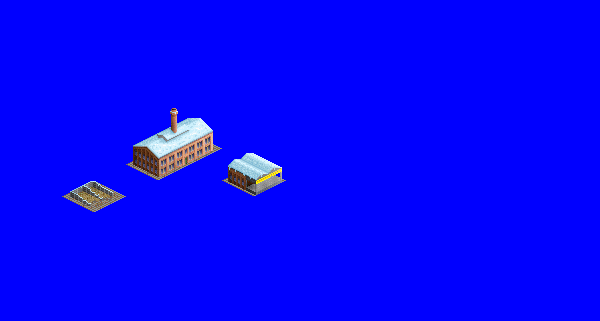
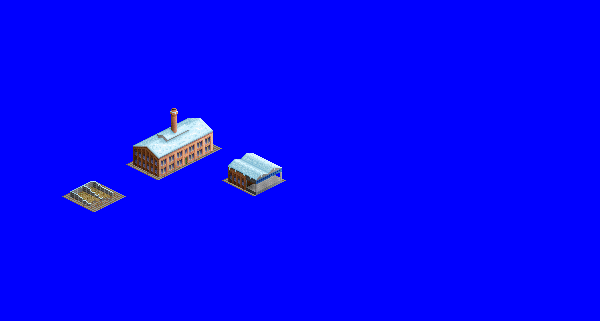
Layer changes from the first 600×321 image to the second:
painted on "warehouse shaded" over [left=256, top=168, right=282, bottom=184]
